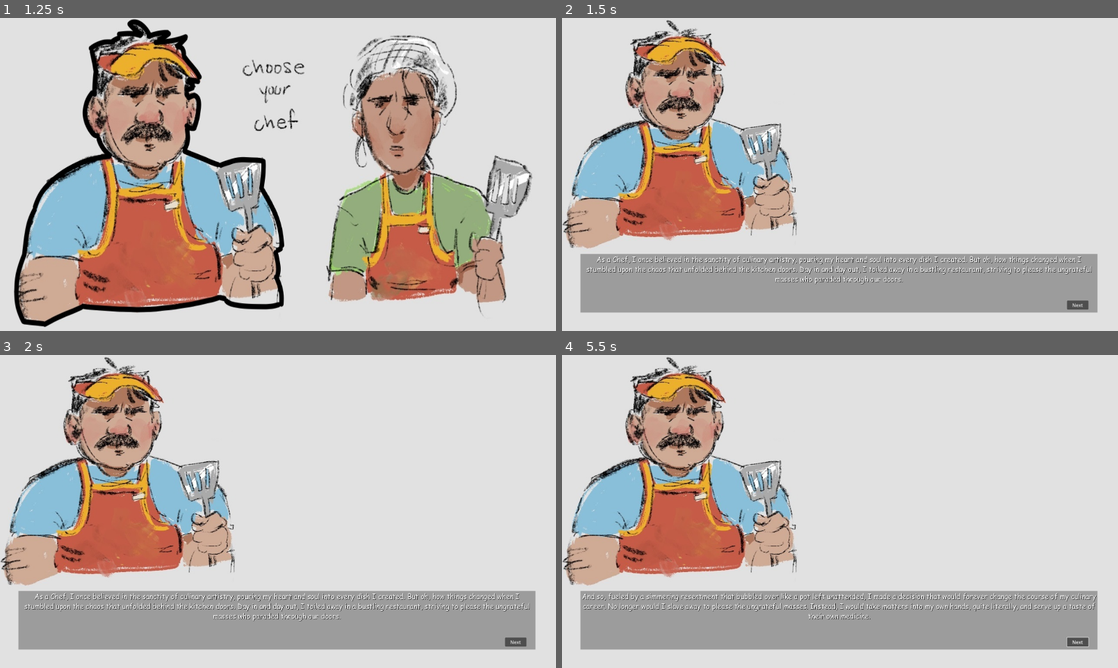
Above: before the commit, frames 1-4 (two rows, left to right).
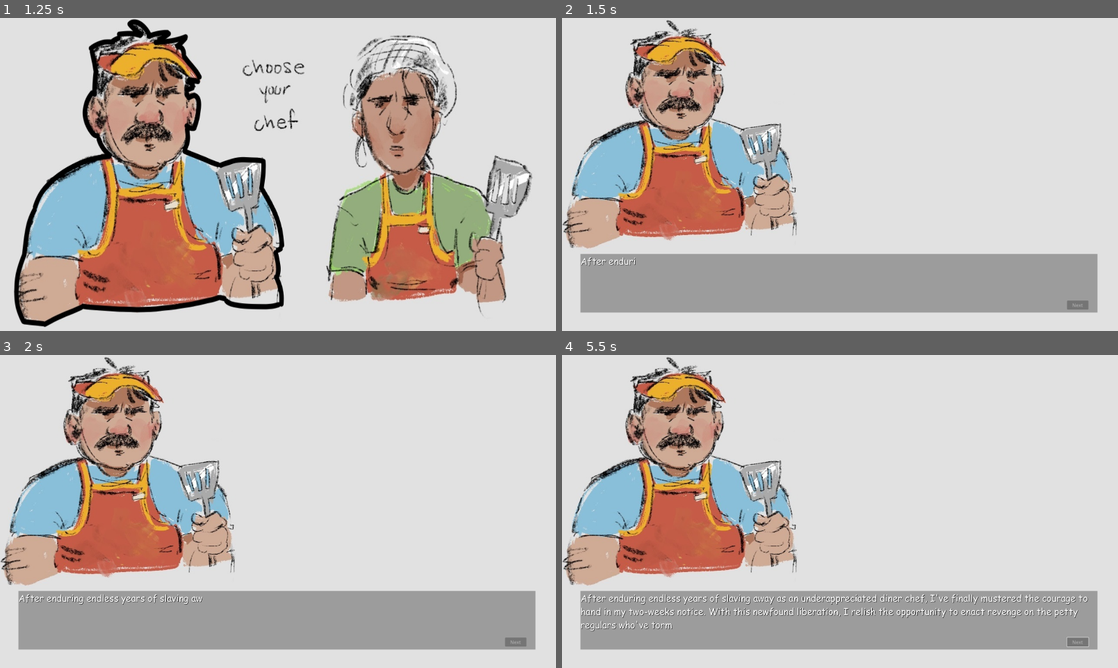
Above: after the commit, the same moments.

Repository: JaymesTMorris/The-Customer-Is-Always-Right
Game: Godot game, scene res://Scenes/main_menu.tscn
Two runs of this game, one before a commit and one after it. Both use one fixed random seed, a clock stepped at 60 frames per second and the inputs below. Sound files missing from this copy of the repository are replaced by a short silence.
Inputs (mouse positions are in pixels of both pictures, inside the frame that each line leads up to):
- Up to frame 1 (1.25 s): click "Play" at 0.5 s
- Up to frame 2 (1.5 s): click (706, 174) at 1.25 s
- Up to frame 3 (2 s): no input
- Up to frame 4 (5.5 s): click (1079, 642) at 2 s, where only the run before the commit has a clickable "Next"; click (1079, 642) at 2.75 s, where only the run before the commit has a clickable "Next"; click (1079, 642) at 3.5 s, where only the run before the commit has a clickable "Next"; move the mouse to (962, 495) at 4.27 s; press the mouse at (962, 495) at 4.28 s; move the mouse to (728, 527) at 5.02 s; release the mouse at (728, 527) at 5.03 s; click (728, 527) at 5.1 s

Frame 1 is identical in both runs. In frame 2, 2.0% of the frame differs, in the area x 3-96%, y 76-94%; in frame 3, 2.1%; in frame 4, 3.5%, in the area x 3-97%, y 76-94%.

Commit message:
Update story.gd

Diff:
--- a/Scenes/story.tscn
+++ b/Scenes/story.tscn
@@ -40,7 +40,7 @@
 theme_override_colors/default_color = Color(1, 1, 1, 1)
 theme_override_colors/font_shadow_color = Color(0, 0, 0, 1)
 theme_override_fonts/normal_font = ExtResource("2_u8f6n")
-theme_override_font_sizes/normal_font_size = 24
+theme_override_font_sizes/normal_font_size = 32
 bbcode_enabled = true
 
 [node name="StoryOutputBackground" type="ColorRect" parent="StoryOutput"]
--- a/Scripts/audio_player.gd
+++ b/Scripts/audio_player.gd
@@ -6,6 +6,7 @@
 const button_hover_sfx = preload("res://Sounds/26777__junggle__btn402.mp3")
 const button_click_sfx = preload("res://Sounds/245645__unfa__cartoon-pop-clean.mp3")
 const sizzling_sfx = preload("res://Sounds/85468__jasonelrod__sizzling.mp3")
+const talking_sfx = preload("res://Sounds/184447__nickreffin__cartoon-phone-voice.wav")
 
 
 
--- a/Scripts/story.gd
+++ b/Scripts/story.gd
@@ -3,33 +3,14 @@
 # Setup
 var player
 var dialogue = [
-	"As a Chef, I once believed in the sanctity of culinary artistry, pouring my heart and soul into\
- every dish I created. But oh, how things changed when I stumbled upon the chaos that unfolded \
-behind the kitchen doors. Day in and day out, I toiled away in a bustling restaurant, striving \
-to please the ungrateful masses who paraded through our doors.",
-	"At first, I endured the occasional rude remark or unreasonable request with a forced smile, \
-convinced that customer satisfaction was the highest priority. Yet, as time wore on, the \
-disrespect and ingratitude of our patrons began to wear me down like a dull knife on a stubborn \
-root vegetable.",
-	"It wasn't long before I reached my breaking point, my once pristine apron now stained with the \
-remnants of my shattered culinary dreams. I couldn't take it anymore—the entitled demands, the \
-condescending remarks, the utter lack of appreciation for my craft.",
-	"And so, fueled by a simmering resentment that bubbled over like a pot left unattended, I made a\
- decision that would forever change the course of my culinary career. No longer would I slave \
-away to please the ungrateful masses. Instead, I would take matters into my own hands, quite \
-literally, and serve up a taste of their own medicine.",
-	"With a devilish grin and a twinkle in my eye, I began to concoct the most diabolical creations \
-ever to grace a plate. From nauseatingly overcooked meats to bizarre flavor combinations that \
-defied all reason, each dish was a testament to my newfound rebellion against the tyranny of \
-entitled customers.",
-	"And oh, the satisfaction I felt as I watched their expressions twist into grotesque contortions\
- upon taking their first bite! Gone were the haughty demands and entitled expectations, replaced\
- by a chorus of retching and gagging that echoed through the dining room like music to my \
-ears.",
-	"In the end, I suppose you could say that I became the monster lurking within the kitchen's \
-shadows—a petty chef with a penchant for culinary chaos, serving up revenge, one repulsive dish \
-at a time. And as long as there are rude customers to be found, I'll be there, waiting to \
-unleash my gastronomic vengeance upon their unsuspecting taste buds. Bon appétit, indeed."
+	"After enduring endless years of slaving away as an underappreciated diner chef, I've finally \
+mustered the courage to hand in my two-weeks notice. With this newfound liberation, I relish the \
+opportunity to enact revenge on the petty regulars who've tormented me with their incessant \
+complaints and stinginess.",
+	"These next two weeks serve as my canvas for mischief, where I take pleasure in concealing \
+diabolical surprises within their meals, each act a sweet retaliation for the years of disrespect \
+and ingratitude endured behind the kitchen doors.",
+	"Now then... should I give them and raw burger? Hmmmm... or... perhaps a burger with ashes and posion ivy?",
 ]
 var current_dialogue = 0
 
@@ -39,22 +20,25 @@
 	start_story()
 
 func start_story():
+	get_node("StoryOutput/Next").disabled = true
 	if player.gender == 0:
 		get_node("Chef").texture = load("res://Images/Chef_00.jpg")
 	elif player.gender == 1:
 		get_node("Chef").texture = load("res://Images/Chef_01.jpg")
-	get_node("StoryOutput").text = "[center]"+dialogue[current_dialogue]+"[/center]"
+	_print_message()
+	audio_player.play_sfx(audio_player.talking_sfx, -10.0)
 
 func _next_dialogue():
-	audio_player.play_sfx(audio_player.button_click_sfx)
+	get_node("StoryOutput/Next").disabled = true
+	audio_player.play_sfx(audio_player.button_click_sfx, -10.0)
 	current_dialogue += 1
 	if current_dialogue < dialogue.size():
-		get_node("StoryOutput").text = "[center]"
-		get_node("StoryOutput").text += dialogue[current_dialogue]
-		get_node("StoryOutput").text += "[/center]"
+		get_node("StoryOutput").text = ""
+		_print_message()
 		if current_dialogue == dialogue.size() - 1:
 			get_node("StoryOutput/Next").hide()
 			get_node("StoryOutput/Continue").show()
+	audio_player.play_sfx(audio_player.talking_sfx)
 
 func _on_continue_pressed():
 	audio_player.play_sfx(audio_player.button_click_sfx)
@@ -63,3 +47,12 @@
 
 func _on_button_mouse_entered():
 	audio_player.play_sfx(audio_player.button_hover_sfx)
+
+func _print_message():
+	for char in dialogue[current_dialogue]:
+		get_node("StoryOutput").text += char
+		await _wait(0.01)
+	get_node("StoryOutput/Next").disabled = false
+
+func _wait(duration):
+	await get_tree().create_timer(duration, false, false, true).timeout
Not shown, added: Sounds/184447__nickreffin__cartoon-phone-voice.wav.import
Not shown, added: Sounds/184447__nickreffin__cartoon-phone-voice.wav
